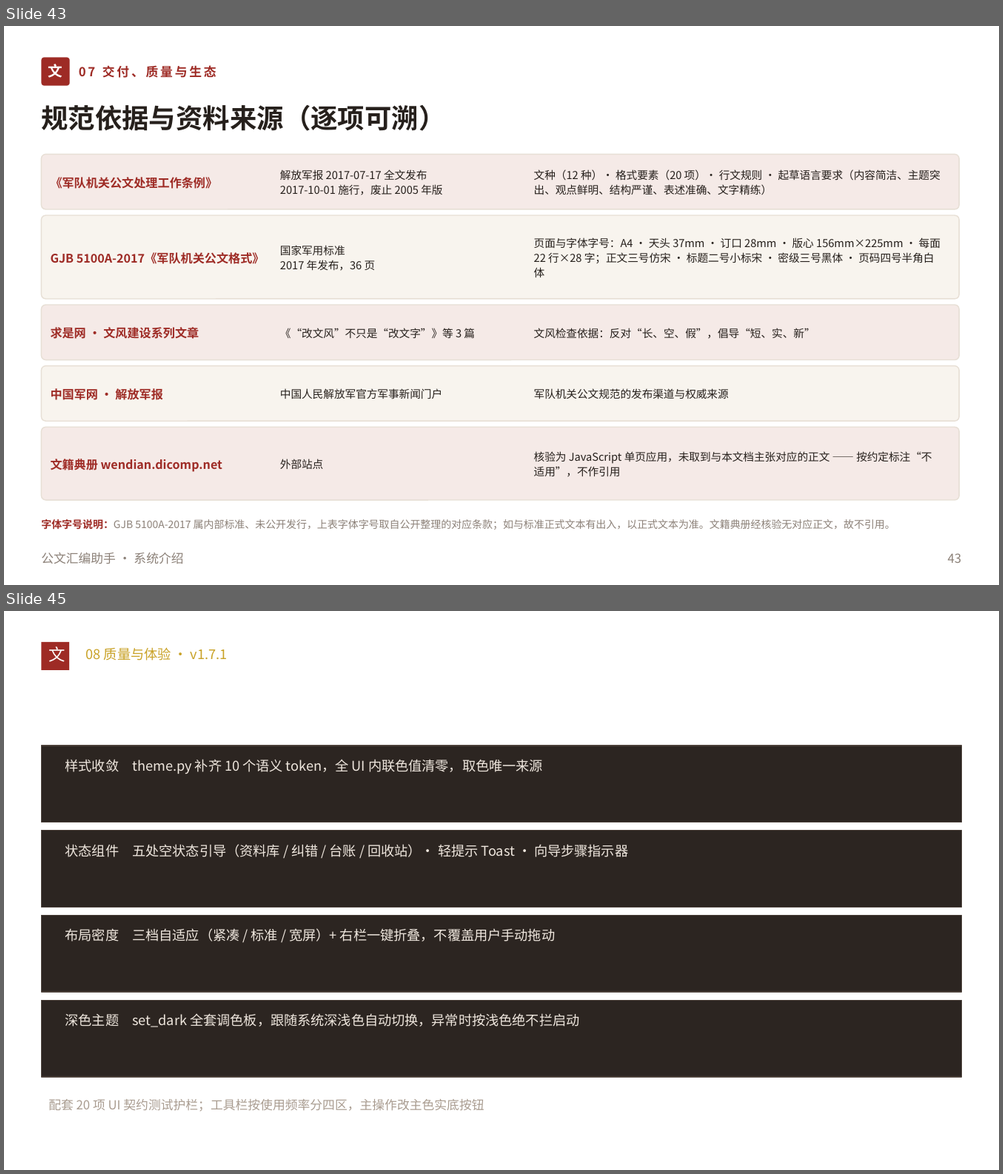
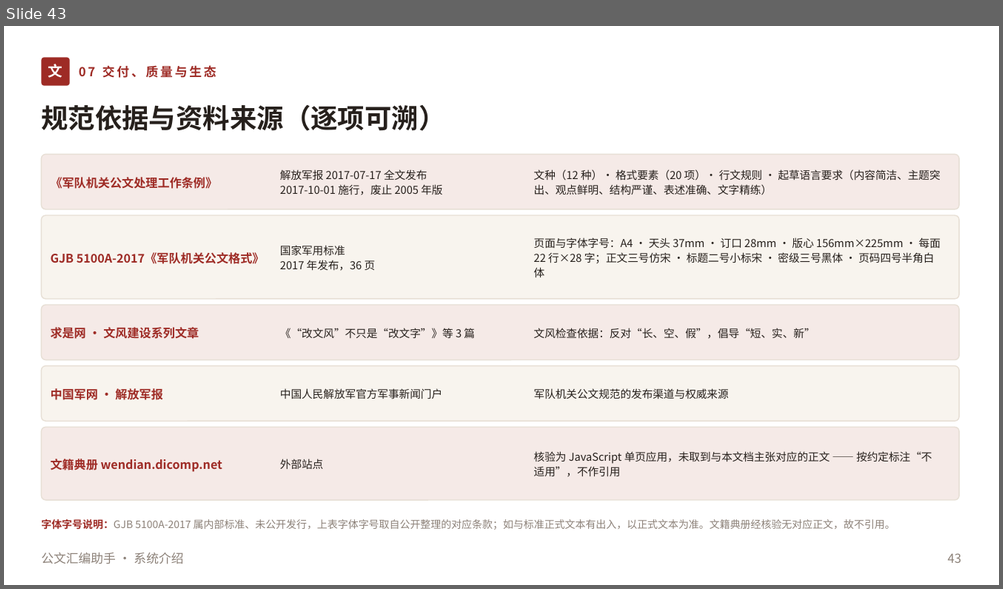
Before and after one commit to lzh745200/gwtool, a slide deck: doc/公文汇编助手-系统介绍.pptx. Shown one above the other, each under a label of ours: slides 43 and 45 before the commit, slide 43 after it; the slides between them are not shown. The pictures are 1003x1174 and 1003x589 pixels, drawn with LibreOffice and Linux fonts; fonts in the diff are those of the drawing. Boxes give left, top, right and bottom in pixels: in the first picture for what was removed or moved away, otherwise in the second. Text is boxed around its words. In the diff, an @@ line names an element or a change of style, - is before the commit and + after.

Commit message:
﻿feat(v1.18.0): 全面收口——代码审计修复、前后端对齐、文档/PPT 更新、清理与重建
审计（三方只读 + Lead 复验）
- UI↔core/DB：23 个 ui 模块、189 条 import、272 个符号、26 个对话框全部通过；
  阻塞 0 / 一般 2 / 观察 4
- 文档：版本四处一致；7 处口径修正
- 死代码：无可删模块（99 模块 98 可达，唯一不可达是包标记）；删 7 项零引用代码

代码修复
- 参考面板 severity 改为读后端 c.severity（不再按 confidence 二分），与校对对话框统一
- 增强包导入/卸载时开关持久化失败改为界面明示（不再只写日志）
- 模板编辑器新增「目录层级」下拉（1/2/3，默认 2），接入 toc_max_level；提示文案同步
- UI 不再 import core 私有 _text_to_tree：新增公开 importer.text_to_tree()
- 补上「输出预览」缺失接线：一键汇编生成 A4 后渲染到 EditorPanel.show_pdf
- 删除零引用死代码：logs._format_exc、main_window._wait_for_background_threads、
  screenfit.available_rect/uninstall_dialog_autofit、csc_gec.GecError、
  dao.list_wordlist_sources/set_wordlist_source_enabled/count_dictionary_by_source、
  import_material_dir 死变量 ok
- 长期 skip 且断言相反的用例改写为真跑契约用例；.gitignore 增 *.log

文档/PPT
- doc/README：补 v1.15/1.16/1.17 功能、文档索引、机构沿革 51、边界改 v1.17 口径、用例数
- 能力基线补 462,560/456,842 口径说明；AGENTS 死链修正；结构说明更新为 99 模块/
  3.84 万行/ui 23/tests 124/2899 用例，并补 v1.8–v1.17 新增模块清单
- 26 个文件构建机路径脱敏；打包门禁同时匹配 / 与 \（含 PPT 脚本）
- PPT：版本 v1.18.0、38400 行、2898 用例、119.8 万字语料、30+ 模块；新增 v1.15/v1.16/v1.17
  三页；输出路径改 path.join(__dirname,...)；重生成 48 页
- 归档 4 份零引用历史文档到 doc/archive/（其余因仍被引用保留）

验证
- pytest 2899 passed / 15 skipped / exit 0；ruff 全绿；e2e 55/55
- eval base 3/3；真实语料 E3a 0.00 处/万字、E5 16.7 ms/千字；E7 F0.5=100%
- PPT node build.js 成功（48 slides）；packaging 24 passed

```diff
--- a/doc/公文汇编助手-系统介绍.pptx
+++ b/doc/公文汇编助手-系统介绍.pptx
@@ slide 45 removed at bbox=[4, 611, 999, 1170], background #FFFFFF @@
@@ rectangle removed at bbox=[41, 642, 70, 671] @@
@@ text removed at bbox=[48, 647, 65, 662] @@
-文
@@ text removed at bbox=[86, 647, 227, 661] @@
-08 质量与体验 · v1.7.1
@@ rectangle removed at bbox=[41, 746, 962, 823] @@
@@ text removed at bbox=[65, 759, 543, 774] @@
-样式收敛 theme.py 补齐 10 个语义 token，全 UI 内联色值清零，取色唯一来源
@@ rectangle removed at bbox=[41, 830, 962, 907] @@
@@ text removed at bbox=[65, 844, 628, 857] @@
-状态组件 五处空状态引导（资料库 / 纠错 / 台账 / 回收站）· 轻提示 Toast · 向导步骤指示器
@@ rectangle removed at bbox=[41, 915, 962, 992] @@
@@ text removed at bbox=[65, 928, 555, 942] @@
-布局密度 三档自适应（紧凑 / 标准 / 宽屏）+ 右栏一键折叠，不覆盖用户手动拖动
@@ rectangle removed at bbox=[41, 1000, 962, 1077] @@
@@ text removed at bbox=[65, 1014, 579, 1028] @@
-深色主题 set_dark 全套调色板，跟随系统深浅色自动切换，异常时按浅色绝不拦启动
@@ text removed at bbox=[48, 1099, 484, 1111] @@
-配套 20 项 UI 契约测试护栏；工具栏按使用频率分四区，主操作改主色实底按钮
```
Also in this commit, not shown: 9 slides changed, 3 slides added, 1 other slide removed, 36 other files.
